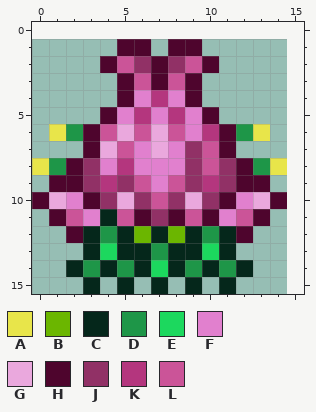
Pixel-art sprite, stored at assets/icon.png. That is the earlier state.
The file is 30x30 pixels, drawn in blocks of 2x2; one block is one cell here. The old version is drawn lined up with the new one, on the new canvas.
Palette (. is transparent): A #e8e54a  B #6bb600  C #05271b  D #1e9648  E #1cd85e  F #e180ce  G #eaa8dd  H #4e052d  J #913166  K #b4367e  L #cb5498
Pixels before, first column x 0:
 1 .....HH.HH.....
 2 ....HLJHJLH....
 3 .....HLHLH.....
 4 .....HFKFH.....
 5 ....HFKFKFH....
 6 .ADHLGLGLFKHDA.
 7 ...HGLFGFJLH...
 8 ADHJFKFFFJLJHDA
 9 .HHJKJLFLJKJHH.
10 HGFHJGJLJGJHFGH
11 .HLFCLHJHLHFLH.
12 ..HCDCBCBCDCH..
13 ...CECCDCCEC...
14 ..CDCDCECDCDC..
15 ...C.C.C.C.C...
New version:
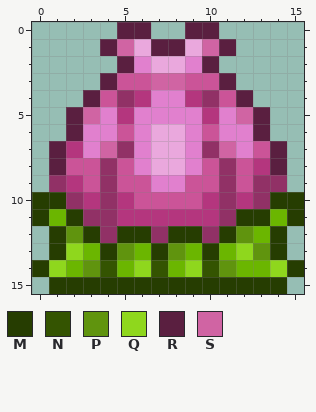
Colours new in this view: M #263d01  N #345401  P #60940e  Q #8fd71d  R #5a1f40  S #d064a3
Diff:
canvas 15x15 -> 16x16, the old top-left corner now at 0,1
Changed rows in their new state; - is an unchanged pixel.
first column x 0:
 0 -----RR--RR-----
 1 ----RSGRRGSR----
 2 ----.RFGGFR-----
 3 ----RL-SSLLR----
 4 ---RLJKF-KJLR---
 5 --RSFKF-F-KFSR--
 6 -.RFFLF-G-LFFR--
 7 -RKFSJ--GFJSFLR-
 8 .RLLJL-GGF--LKR-
 9 -JKLJL--FLL-LJJ-
10 MMJK-KL-LLKJKJMM
11 MBMJJKKKKKKJMMBM
12 -MPMJMMJMMJMPBM-
13 -MQBMPBMPBMBQPM-
14 MQBPNBQNBQNPBBQM
15 -MMMMMMMMMMMMMM-
Where, in picture pixels (left, top, right, bottom), the same in both pictures:
changed: (32, 22, 304, 294)
